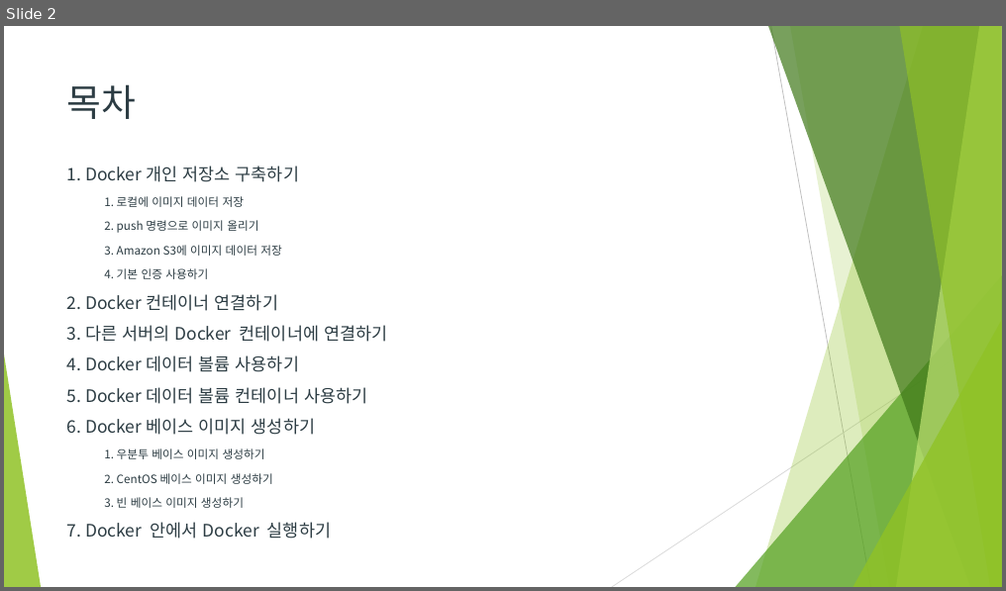
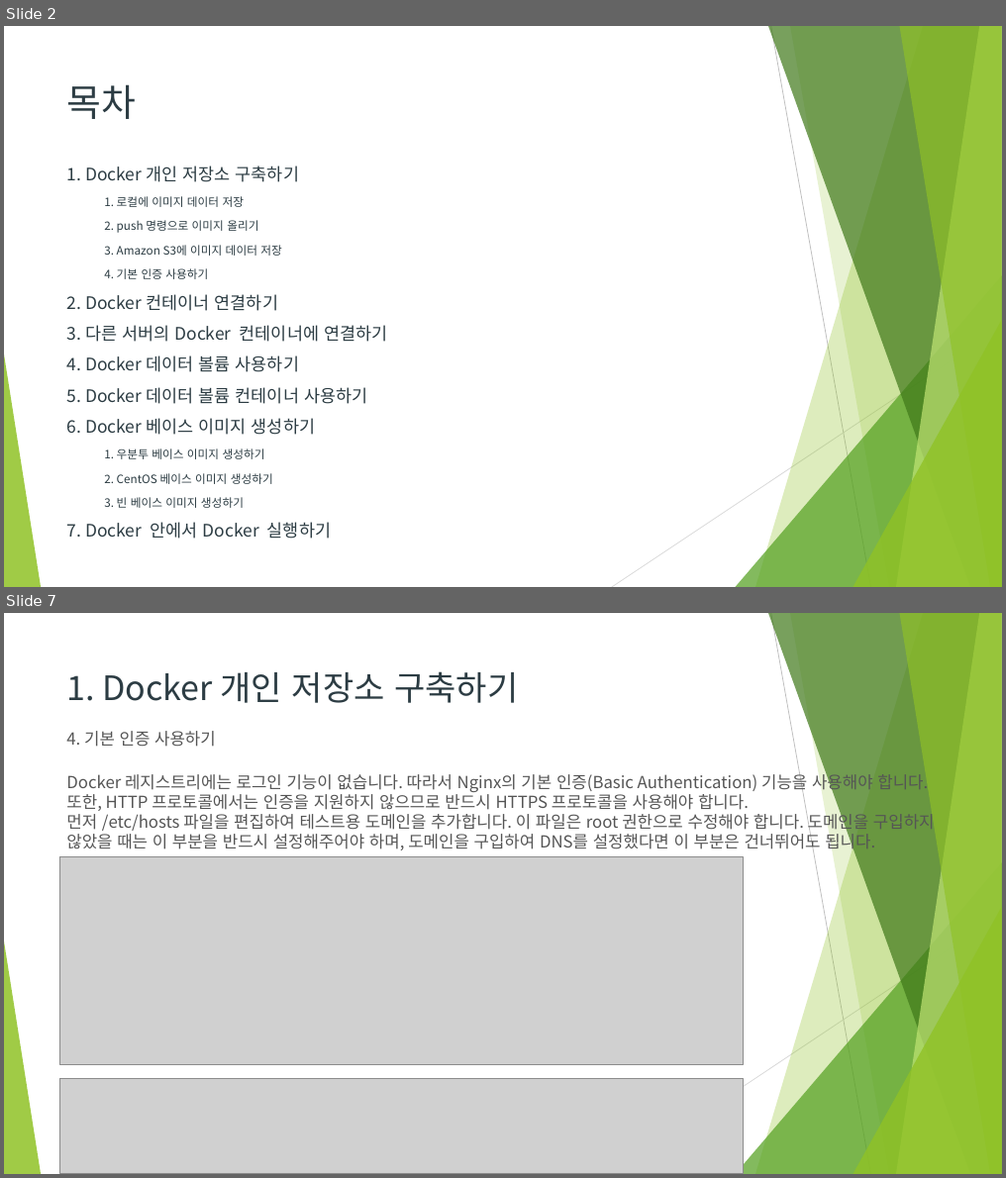
Before and after one commit to Heechul90/Docker, a slide deck: study/06. Docker 좀더 활용하기/Docker 좀더 활용하기.pptx. Shown one above the other, each under a label of ours: slide 2 before the commit, slides 2 and 7 after it; the slides between them are not shown. The pictures are 1006x591 and 1006x1178 pixels, drawn with LibreOffice and Linux fonts; fonts in the diff are those of the drawing; grey boxes stand for pictures; background and template pictures are left out. Boxes give left, top, right and bottom in pixels: in the first picture for what was removed or moved away, otherwise in the second. Text is boxed around its words. In the diff, an @@ line names an element or a change of style, - is before the commit and + after.

Commit message:
docker

```diff
--- a/study/06. Docker 좀더 활용하기/Docker 좀더 활용하기.pptx
+++ b/study/06. Docker 좀더 활용하기/Docker 좀더 활용하기.pptx
@@ slide 7 added at [4,613,1002,1174], background #FFFFFF; not listed: 10 template elements that a slide beside it also shows @@
@@ title added at [67,671,518,703], 32.4 pt, text #2C3C43 @@
+1. Docker 개인 저장소 구축하기
@@ text added at [66,731,216,747], 16 pt, text #555555 @@
+4. 기본 인증 사용하기
@@ text added at [66,771,935,853], 16 pt, text #555555 @@
+Docker 레지스트리에는 로그인 기능이 없습니다. 따라서 Nginx의 기본 인증(Basic Authentication) 기능을 사용해야 합니다. 또한, HTTP 프로토콜에서는 인증을 지원하지 않으므로 반드시 HTTPS 프로토콜을 사용해야 합니다.
+먼저 /etc/hosts 파일을 편집하여 테스트용 도메인을 추가합니다. 이 파일은 root 권한으로 수정해야 합니다. 도메인을 구입하지 않았을 때는 이 부분을 반드시 설정해주어야 하며, 도메인을 구입하여 DNS를 설정했다면 이 부분은 건너뛰어도 됩니다.
@@ picture added at [59,858,743,1065] @@
@@ picture added at [59,1078,743,1173] @@
```
Also in this commit, not shown: 8 slides changed, 27 other slides added, 2 other files.
